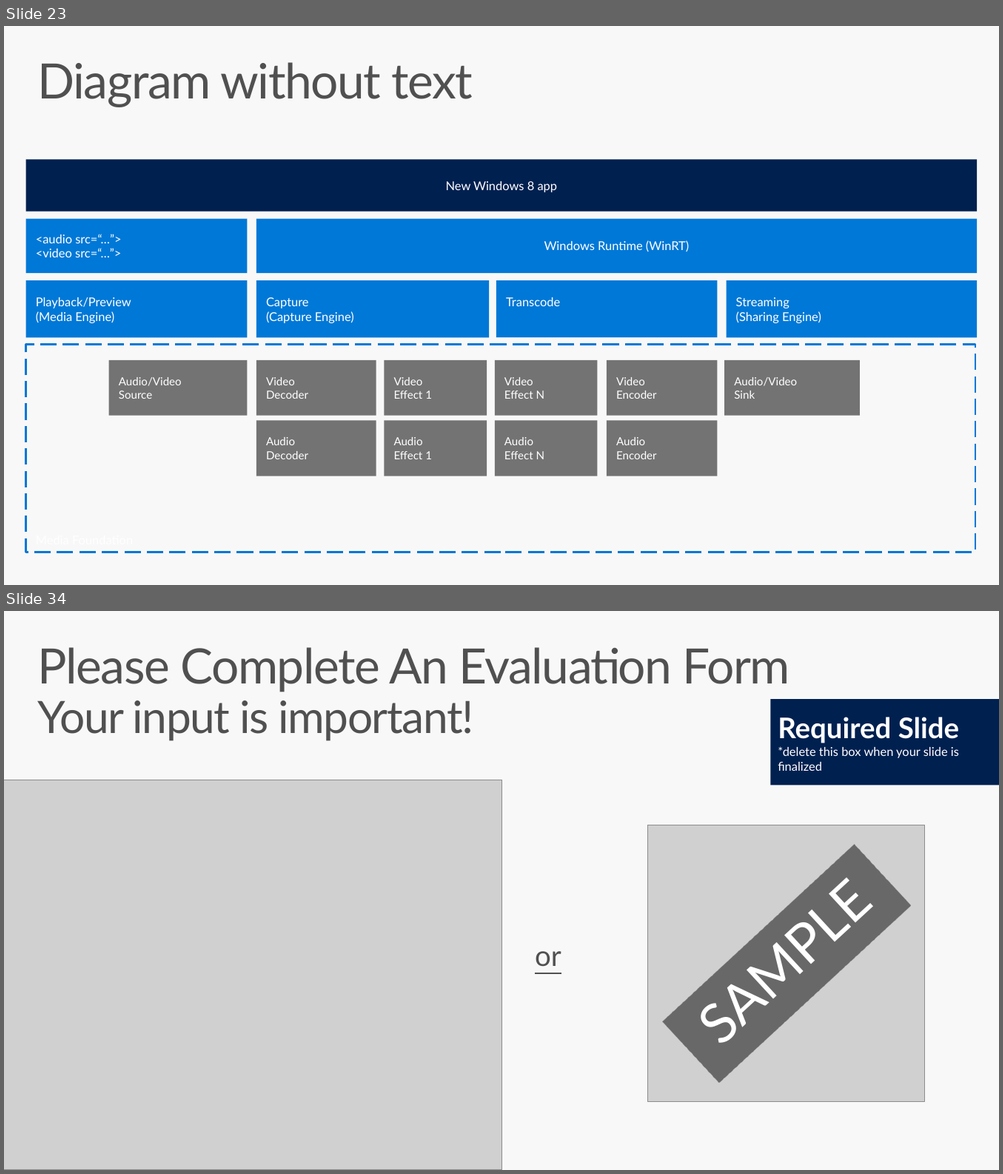
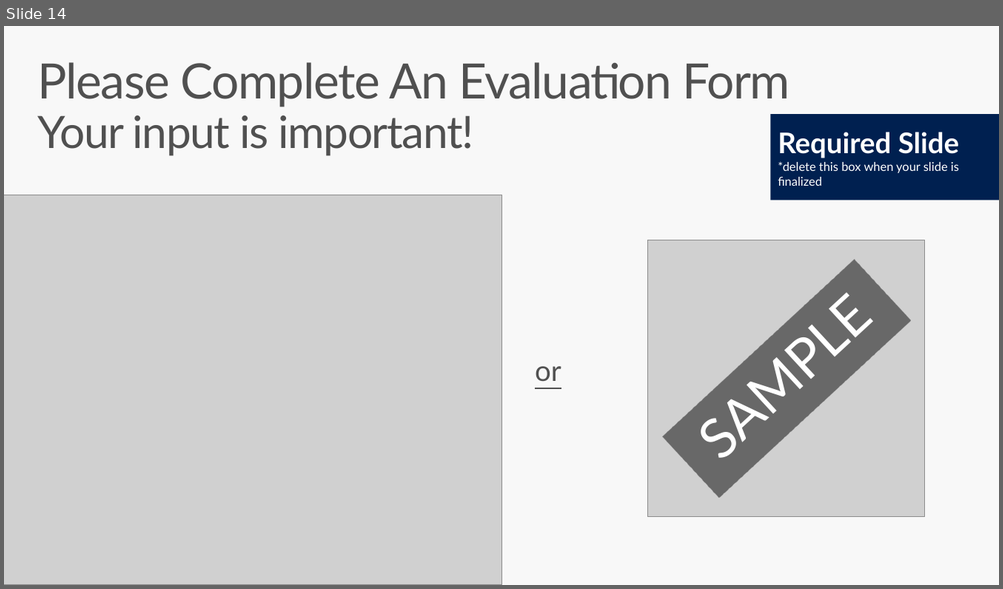
Before and after one commit to sriramdasbalaji/CodeLabs-MobileDevOps, a slide deck: Module1-Xamarin/Slides/Mobile DevOps Module 1.pptx. Shown one above the other, each under a label of ours: slides 23 and 34 before the commit, slide 14 after it; the slides between them are not shown. The pictures are 1003x1174 and 1003x589 pixels, drawn with LibreOffice and Linux fonts; fonts in the diff are those of the drawing; grey boxes stand for pictures. Boxes give left, top, right and bottom in pixels: in the first picture for what was removed or moved away, otherwise in the second. Text is boxed around its words. In the diff, an @@ line names an element or a change of style, - is before the commit and + after.

```diff
--- a/Module1-Xamarin/Slides/Mobile DevOps Module 1.pptx
+++ b/Module1-Xamarin/Slides/Mobile DevOps Module 1.pptx
@@ slide 23 removed at bbox=[4, 26, 999, 585], background #F8F8F8 @@
@@ title removed at bbox=[37, 62, 473, 107] @@
-Diagram without text
@@ group removed at bbox=[26, 159, 976, 553]: 18 rectangles @@
-Playback/Preview
-(Media Engine)
-New Windows 8 app
-Capture
-(Capture Engine)
-Streaming
-(Sharing Engine)
-Transcode
-Audio/Video
-Source
-Video
-Decoder
-Video
-Effect 1
-Video
-Encoder
-Video
-Effect N
-Audio/Video
-Sink
-Audio
-Decoder
-Audio
-Effect 1
-Audio
-Encoder
-Audio
-Effect N
-<audio src=“…”>
-<video src=“…”>
-Windows Runtime (WinRT)
@@ what was slide 34 is now slide 14 @@
```
Also in this commit, not shown: 1 slide changed, 2 slides added, 43 other slides removed, 2 other files.
